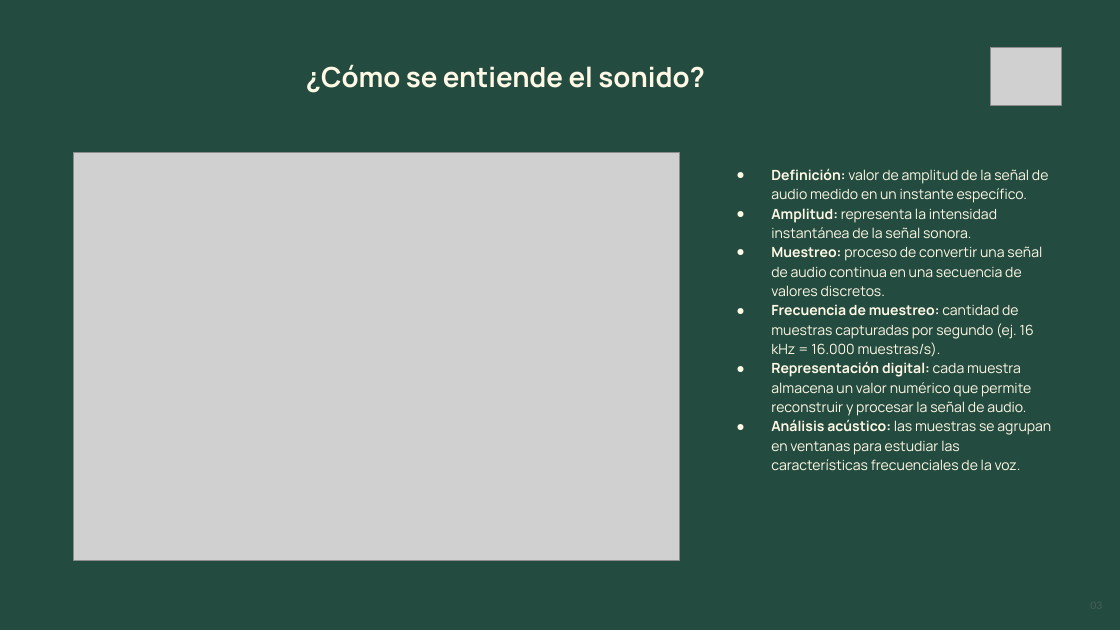
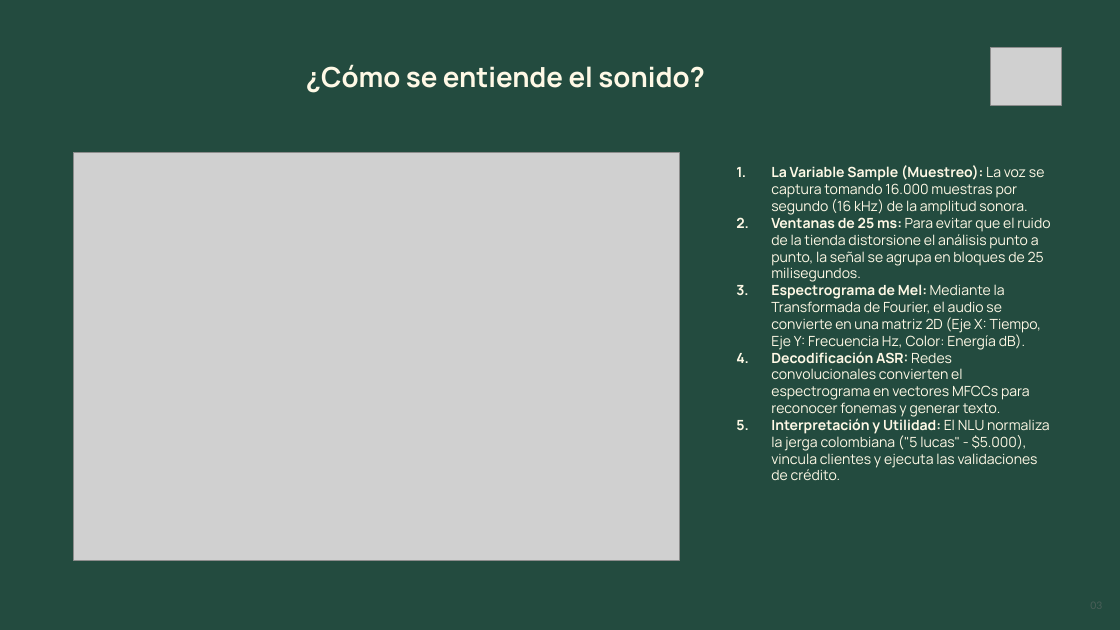
Before and after one commit to juanpablo922/-BarrioGo-App, a slide deck: slide 3 of dataset/BarrioGo-Entrega_Final.pptx. Drawn at 1120x630 pixels with LibreOffice and Linux fonts; fonts in the diff are those of the drawing; grey boxes stand for pictures. Boxes give left, top, right and bottom in pixels: in the first picture for what was removed or moved away, otherwise in the second. Text is boxed around its words. In the diff, an @@ line names an element or a change of style, - is before the commit and + after.

```diff
--- a/dataset/BarrioGo-Entrega_Final.pptx
+++ b/dataset/BarrioGo-Entrega_Final.pptx
@@ text at [771,165,1050,480]: text changed @@
-● Definición: valor de amplitud de la señal de audio medido en un instante específico.
-● Amplitud: representa la intensidad instantánea de la señal sonora.
-● Muestreo: proceso de convertir una señal de audio continua en una secuencia de valores discretos.
-● Frecuencia de muestreo: cantidad de muestras capturadas por segundo (ej. 16 kHz = 16.000 muestras/s).
-● Representación digital: cada muestra almacena un valor numérico que permite reconstruir y procesar la señal de audio.
-● Análisis acústico: las muestras se agrupan en ventanas para estudiar las características frecuenciales de la voz.
+1. La Variable Sample (Muestreo): La voz se captura tomando 16.000 muestras por segundo (16 kHz) de la amplitud sonora.
+2. Ventanas de 25 ms: Para evitar que el ruido de la tienda distorsione el análisis punto a punto, la señal se agrupa en bloques de 25 milisegundos.
+3. Espectrograma de Mel: Mediante la Transformada de Fourier, el audio se convierte en una matriz 2D (Eje X: Tiempo, Eje Y: Frecuencia Hz, Color: Energía dB).
+4. Decodificación ASR: Redes convolucionales convierten el espectrograma en vectores MFCCs para reconocer fonemas y generar texto.
+5. Interpretación y Utilidad: El NLU normaliza la jerga colombiana ("5 lucas" - $5.000), vincula clientes y ejecuta las validaciones de crédito.
```
Also in this commit, not shown: 1 other slide changed, 4 slides added.
